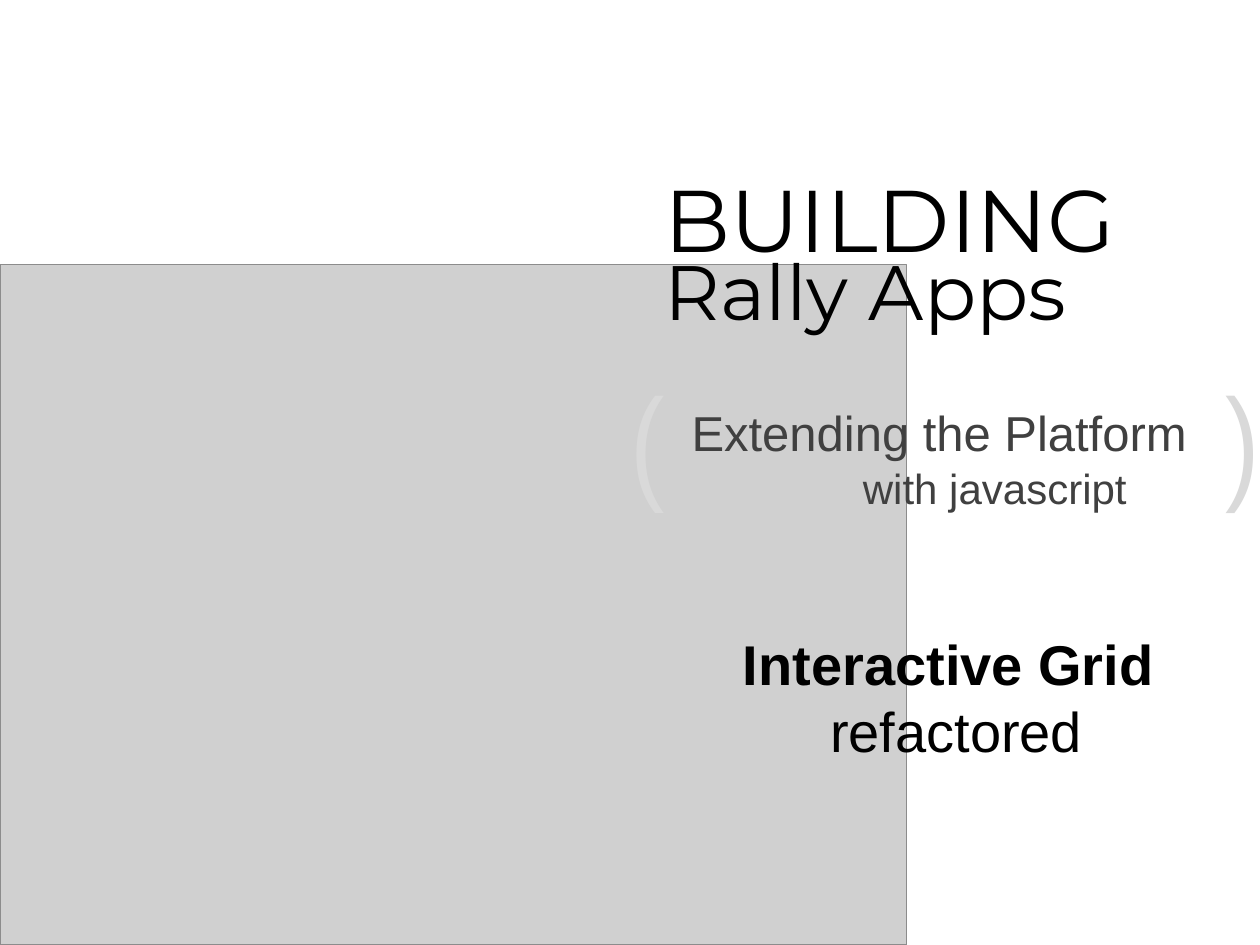
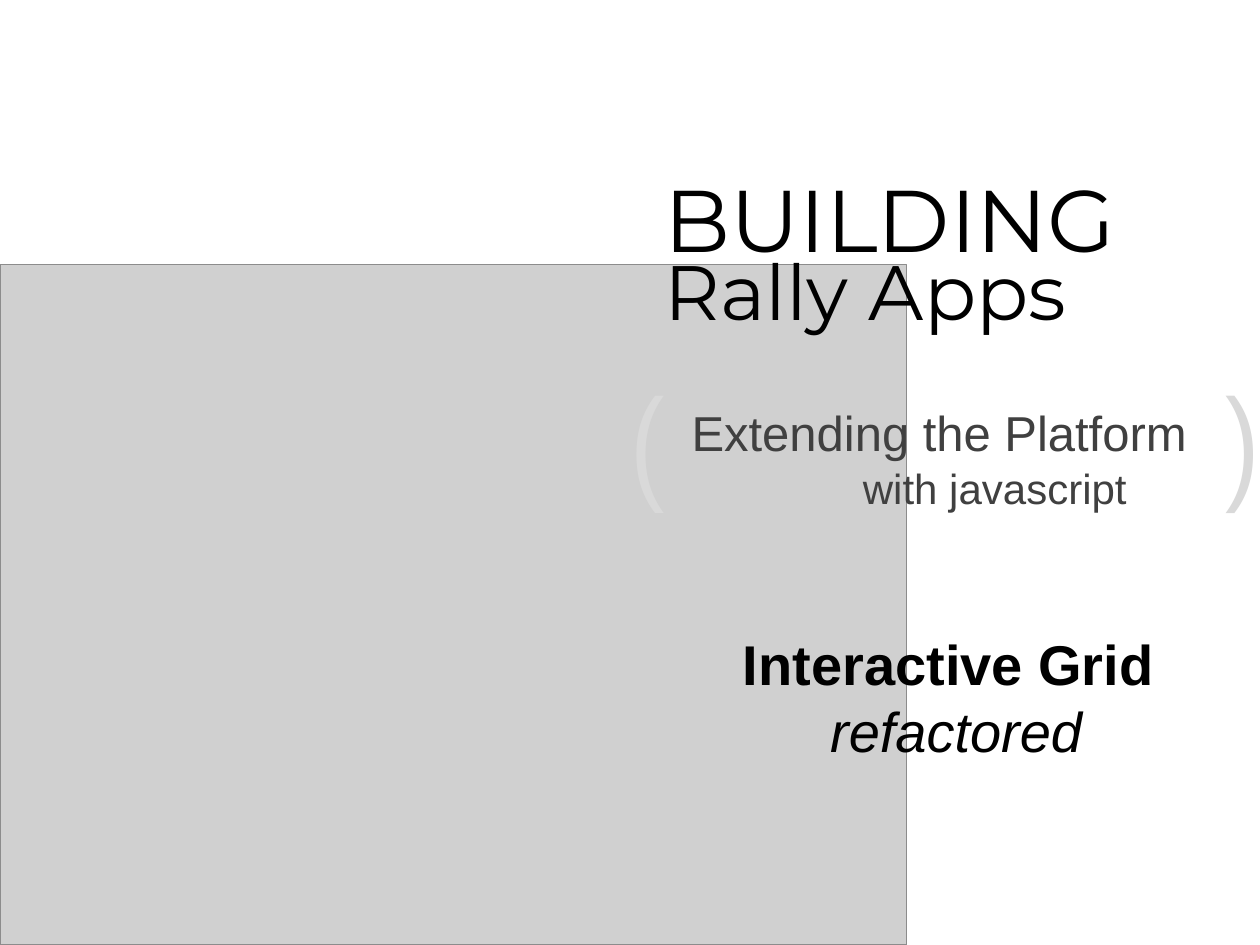
Before and after one commit to RallyCommunity/GettingStarted, a slide deck: slide 1 of session_5_grid_refactored/slides.pptx. Drawn at 1260x945 pixels with LibreOffice and Linux fonts; fonts in the diff are those of the drawing; grey boxes stand for pictures. Boxes give left, top, right and bottom in pixels: in the first picture for what was removed or moved away, otherwise in the second. Text is boxed around its words. In the diff, an @@ line names an element or a change of style, - is before the commit and + after.

```diff
--- a/session_5_grid_refactored/slides.pptx
+++ b/session_5_grid_refactored/slides.pptx
@@ text at box(830, 708, 1082, 763): italic on in "refactored" @@
```
Also in this commit, not shown: 1 other slide changed, 1 slide added.
